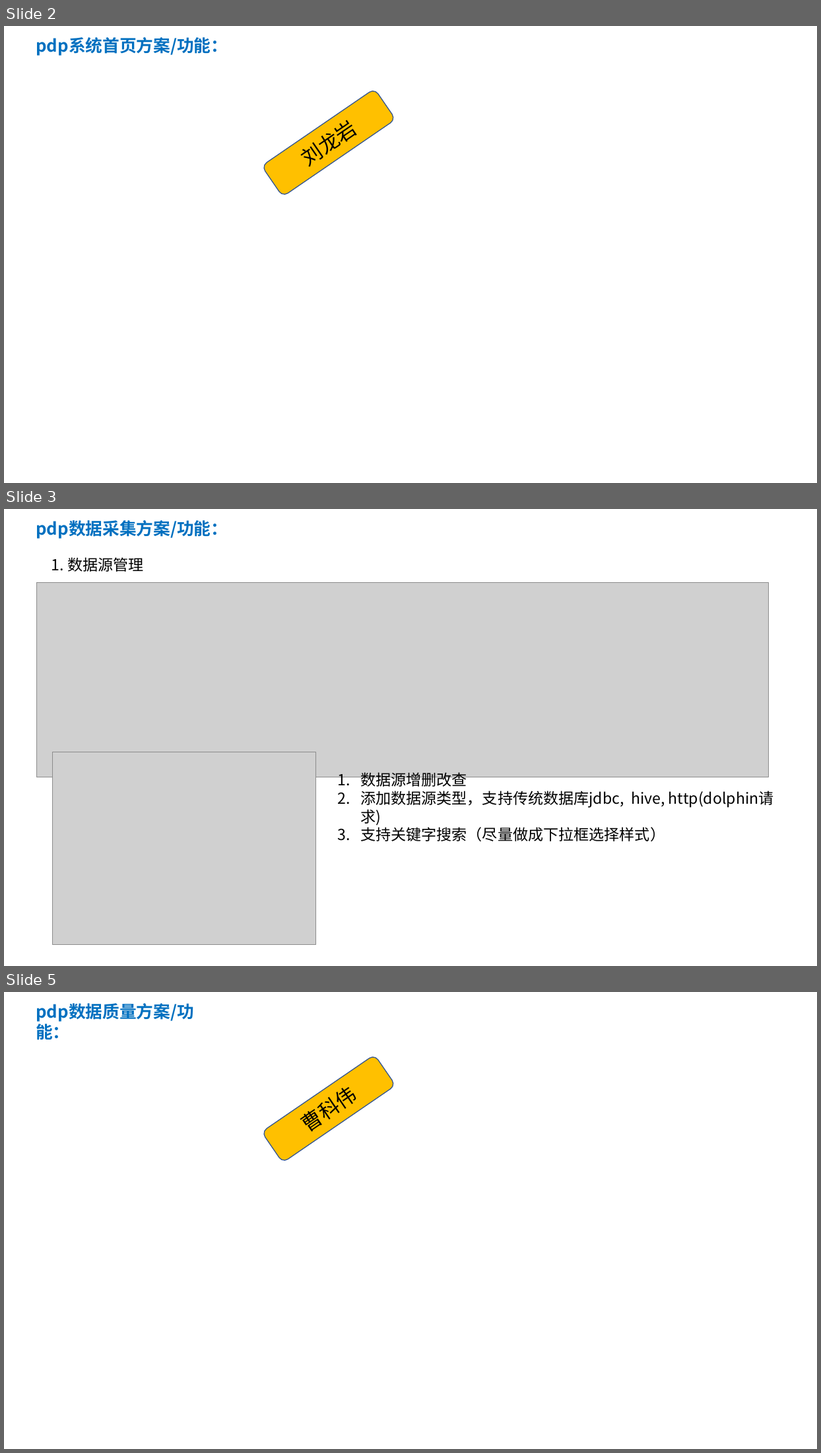
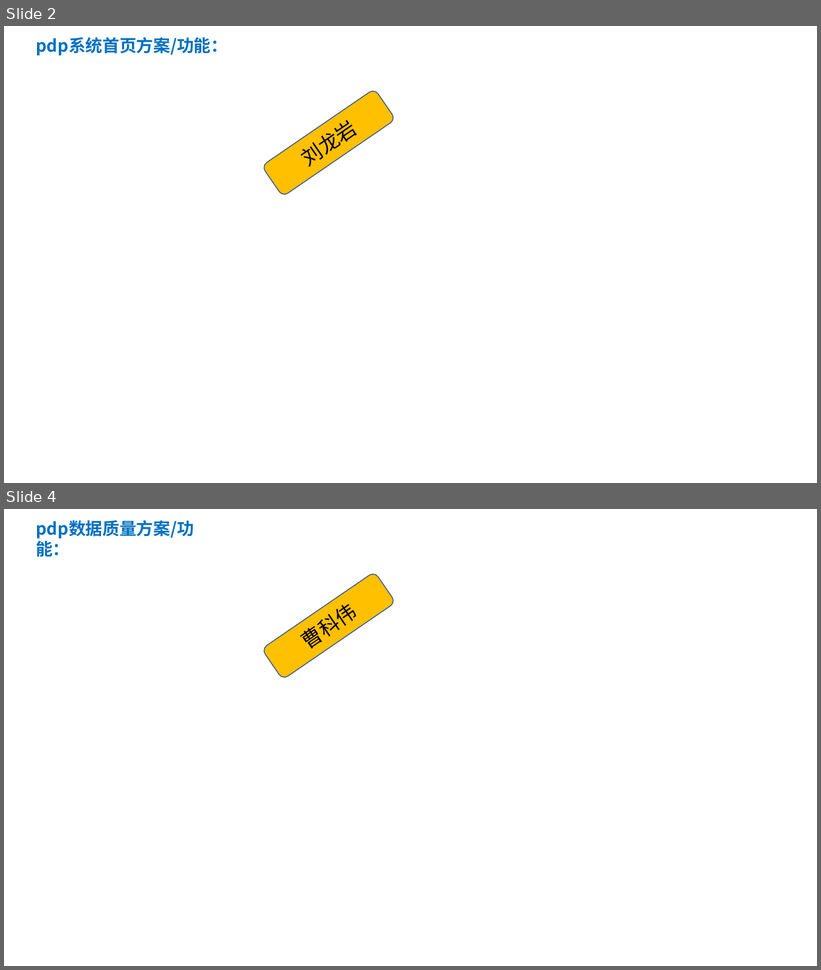
Before and after one commit to moutainhigh/pdp, a slide deck: doc/pdp方案设计-20210929.pptx. Shown one above the other, each under a label of ours: slides 2, 3 and 5 before the commit, slides 2 and 4 after it; the slides between them are not shown. The pictures are 821x1453 and 821x970 pixels, drawn with LibreOffice and Linux fonts; fonts in the diff are those of the drawing; grey boxes stand for pictures. Boxes give left, top, right and bottom in pixels: in the first picture for what was removed or moved away, otherwise in the second. Text is boxed around its words. In the diff, an @@ line names an element or a change of style, - is before the commit and + after.

```diff
--- a/doc/pdp方案设计-20210929.pptx
+++ b/doc/pdp方案设计-20210929.pptx
@@ slide 3 removed at box(4, 509, 817, 966), background #FFFFFF @@
@@ text removed at box(36, 520, 228, 539) @@
-pdp数据采集方案/功能：
@@ text removed at box(52, 557, 143, 572) @@
-1. 数据源管理
@@ picture removed at box(37, 582, 769, 777) @@
@@ picture removed at box(53, 753, 316, 945) @@
@@ text removed at box(360, 772, 774, 842) @@
-1. 数据源增删改查
-2. 添加数据源类型，支持传统数据库jdbc, hive, http(dolphin请求)
-3. 支持关键字搜索（尽量做成下拉框选择样式）
@@ what was slide 5 is now slide 4 @@
```
Also in this commit, not shown: 1 slide added, 2 other slides removed, 48 other files.
